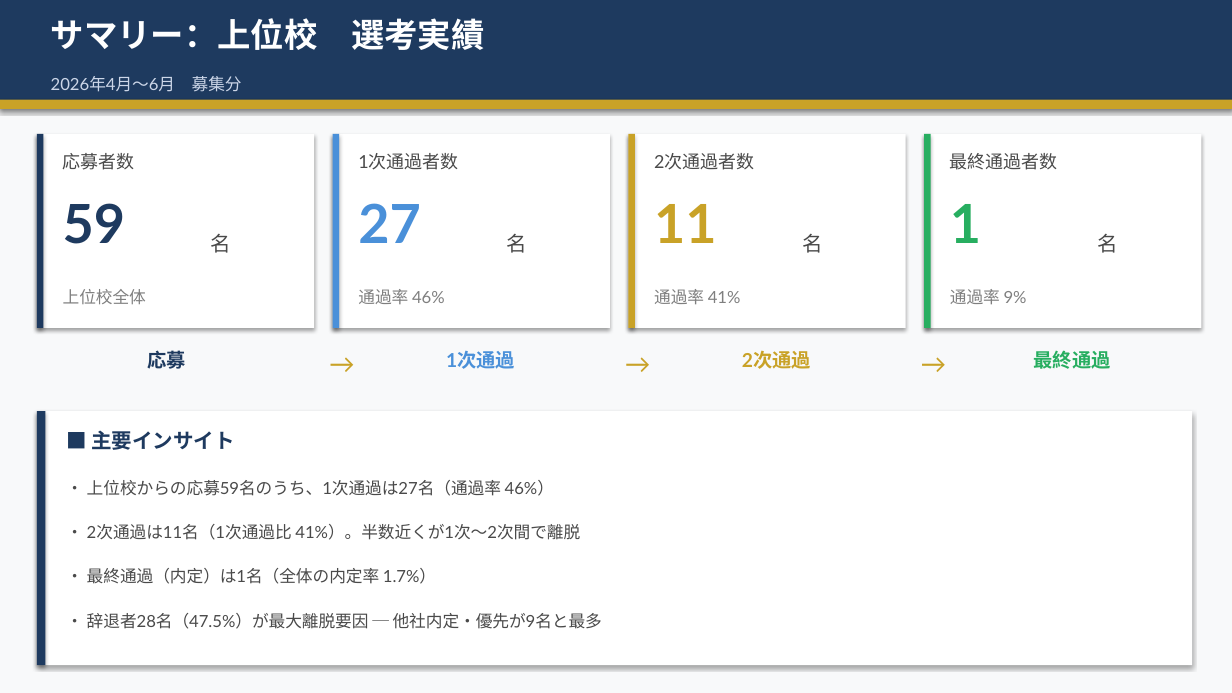
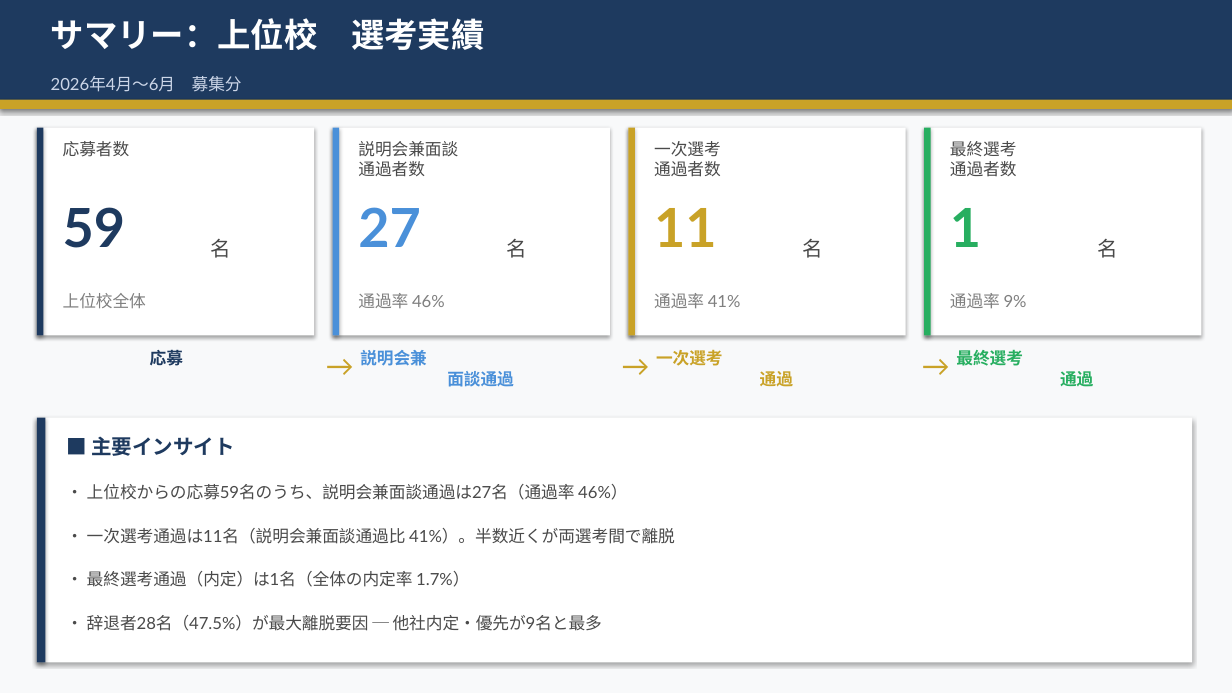
Before and after one commit to syoukaku007-star/daiki, a slide deck: slide 2 of 上位校採用分析レポート_2026.pptx. Drawn at 1232x693 pixels with LibreOffice and Linux fonts; fonts in the diff are those of the drawing. Boxes give left, top, right and bottom in pixels: in the first picture for what was removed or moved away, otherwise in the second. Text is boxed around its words. In the diff, an @@ line names an element or a change of style, - is before the commit and + after.

```diff
--- a/上位校採用分析レポート_2026.pptx
+++ b/上位校採用分析レポート_2026.pptx
@@ rectangle: place and size @@
-rectangle at [37,134,314,328]
+rectangle at [37,128,314,335]
@@ rectangle: place and size @@
-rectangle at [37,134,43,328]
+rectangle at [37,128,43,335]
@@ text "応募者数": place and size @@
-text "応募者数" at [63,153,135,170]
+text "応募者数" at [63,141,130,157]
@@ text "応募者数" at [63,141,130,157]: size 14 to 13 pt @@
@@ rectangle: place and size @@
-rectangle at [333,134,610,328]
+rectangle at [333,128,610,335]
@@ rectangle: place and size @@
-rectangle at [333,134,339,328]
+rectangle at [333,128,339,335]
@@ text at [358,141,458,177]: text changed; size 14 to 13 pt @@
-1次通過者数
+説明会兼面談
+通過者数
@@ rectangle: place and size @@
-rectangle at [628,134,906,328]
+rectangle at [628,128,906,335]
@@ rectangle: place and size @@
-rectangle at [628,134,635,328]
+rectangle at [628,128,635,335]
@@ text at [654,141,721,177]: text changed; size 14 to 13 pt @@
-2次通過者数
+一次選考
+通過者数
@@ rectangle: place and size @@
-rectangle at [924,134,1202,328]
+rectangle at [924,128,1202,335]
@@ rectangle: place and size @@
-rectangle at [924,134,931,328]
+rectangle at [924,128,931,335]
@@ text at [950,141,1017,176]: text changed; size 14 to 13 pt @@
-最終通過者数
+最終選考
+通過者数
@@ text "応募" at [150,350,183,366]: size 15 to 13 pt @@
@@ text at [360,350,514,387]: text changed; size 15 to 13 pt @@
-1次通過
+説明会兼
+面談通過
@@ size 20 to 22 pt in 3 elements at [910,344,961,404], [314,344,365,404], [610,344,661,404] @@
@@ text at [656,349,793,390]: text changed; size 15 to 13 pt @@
-2次通過
+一次選考
+通過
@@ text at [956,350,1093,386]: text changed; size 15 to 13 pt @@
-最終通過
+最終選考
+通過
@@ rectangle: place and size @@
-rectangle at [37,411,1192,665]
+rectangle at [37,418,1192,663]
@@ rectangle: place and size @@
-rectangle at [37,411,45,665]
+rectangle at [37,418,45,663]
@@ 13 texts: place and size @@
-13 texts at [63,203,1119,450]
+13 texts at [63,207,1119,456]
@@ text at [66,484,627,500]: text changed @@
-・ 上位校からの応募59名のうち、1次通過は27名（通過率 46%）
+・ 上位校からの応募59名のうち、説明会兼面談通過は27名（通過率 46%）
@@ text at [66,528,675,544]: text changed @@
-・ 2次通過は11名（1次通過比 41%）。半数近くが1次〜2次間で離脱
+・ 一次選考通過は11名（説明会兼面談通過比 41%）。半数近くが両選考間で離脱
@@ text at [66,571,469,587]: text changed @@
-・ 最終通過（内定）は1名（全体の内定率 1.7%）
+・ 最終選考通過（内定）は1名（全体の内定率 1.7%）
```
Also in this commit, not shown: 2 other slides changed.
